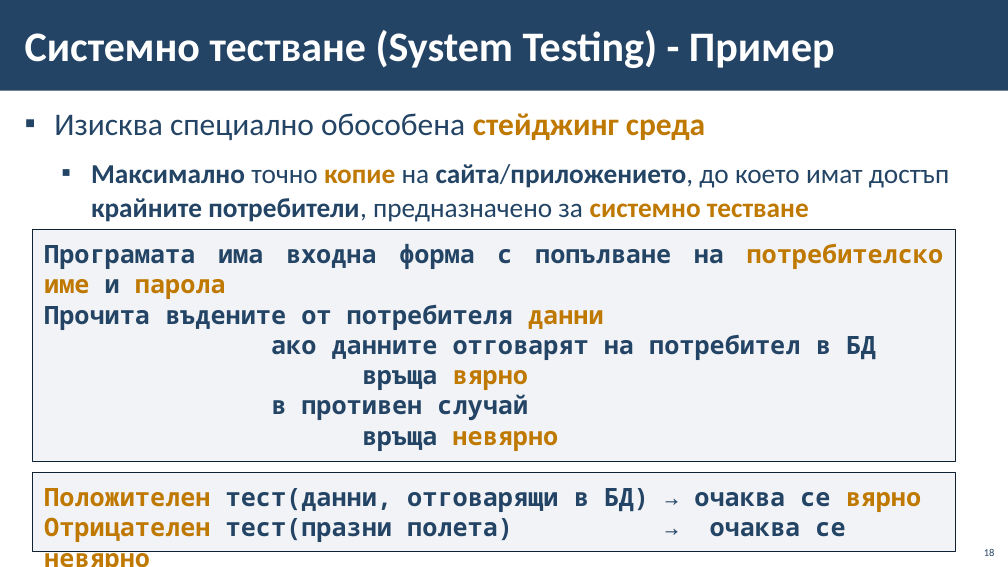
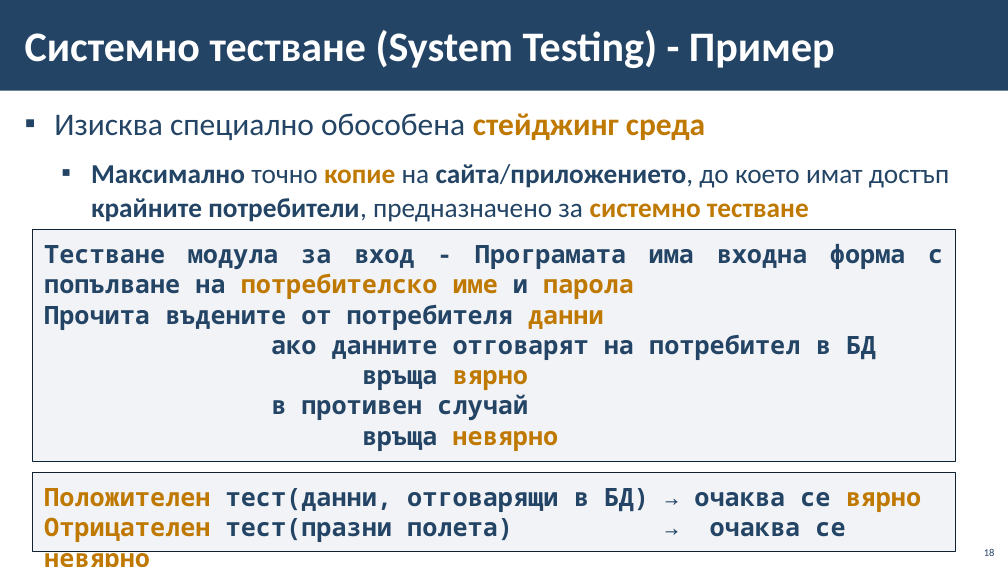
Before and after one commit to BG-IT-Edu/School-Programming, a slide deck: slide 18 of Courses/Software-Sciences/Module-4-Information-Systems-New/13-Information-System-Testing/13-Information-System-Testing.pptx. Drawn at 1008x567 pixels with LibreOffice and Linux fonts; fonts in the diff are those of the drawing; background and template pictures are left out. Boxes give left, top, right and bottom in pixels: in the first picture for what was removed or moved away, otherwise in the second. Text is boxed around its words. In the diff, an @@ line names an element or a change of style, - is before the commit and + after.

```diff
--- a/Courses/Software-Sciences/Module-4-Information-Systems-New/13-Information-System-Testing/13-Information-System-Testing.pptx
+++ b/Courses/Software-Sciences/Module-4-Information-Systems-New/13-Information-System-Testing/13-Information-System-Testing.pptx
@@ text in rectangle at (44,244,943,299): text changed @@
-Програмата има входна форма с попълване на потребителско име и парола
+Тестване модула за вход - Програмата има входна форма с попълване на потребителско име и парола
```
